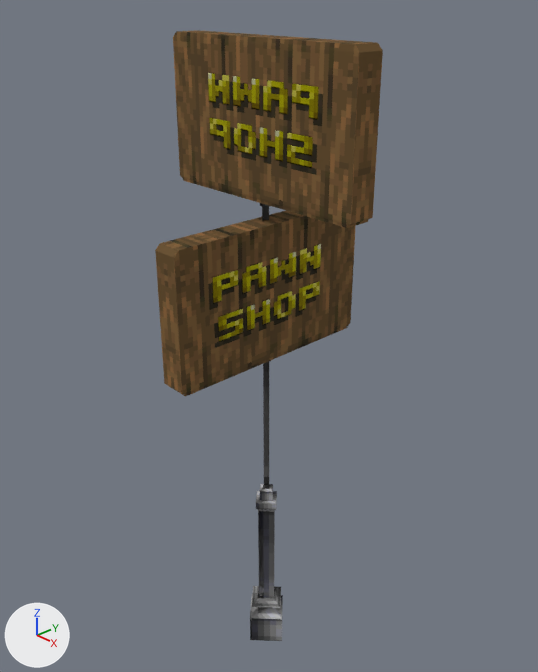
What one commit did to the Blender file texture/053/31-0.blend.
Camera for both pictures: a camera (50 mm lens) standing at (0.855, -0.876, 0.878) and looking at (-0.128, 0.036, 0.244). The axes (+X, +Y, +Z) are drawn at lower left. The lights are the same throughout.
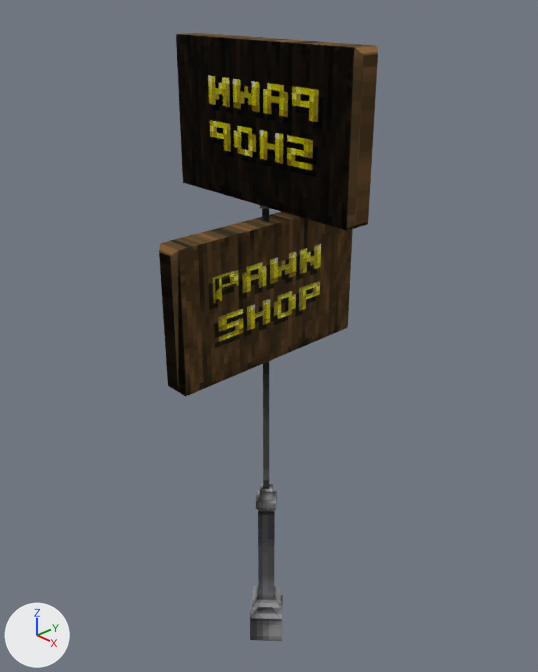
Boxes [x1, y1, x2, y2] around the edits, measured in the pictures (538 x 672 px):
'Cube.001', surface changed, reshaped, moved (brown to black): before [173, 30, 383, 228]; after [176, 33, 378, 231]
'Cube', surface changed, reshaped: before [155, 211, 356, 641]; after [159, 212, 353, 641]
part 1 of me_cube_001, built on: before [155, 31, 383, 395]; after [159, 34, 378, 395]
part 2 of me_cube_001, surface changed: [250, 205, 283, 641] in both

Patch to the scene script:
```diff
--- a/texture/053/31-0.blend.py
+++ b/texture/053/31-0.blend.py
@@ img_31_0_norm_png @@
+img_31_0_norm_png = load_image('31-0_norm.png', '31-0_norm.png', 102, 230, 'sRGB')
@@ mat_31_0 @@
 mat_31_0 = bpy.data.materials.new('31-0')
-# nodes: BsdfPrincipled, Bump, Displacement, Invert, OutputMaterial, TexImage x3
-# uses the picture img_31_0_height_png
+# nodes: BsdfPrincipled, Invert, OutputMaterial, TexImage x3
+# uses the picture img_31_0_norm_png
 # uses the picture img_31_0_png
@@ me_cube_001 @@
 # used by ob_cube; location = (-0.102, 0.004, 0.0)
-me_cube_001.from_pydata(...)  # 92 vertices, 90 faces; spans x -0.052..0.052, y -0.223..0.217, z -0.5..0.492
+me_cube_001.from_pydata(...)  # 96 vertices, 96 faces; spans x -0.052..0.052, y -0.223..0.217, z -0.5..0.492
+# me_cube_001 part 1
+# 3 faces are deleted
+# 4 vertices move from x 0.026, y -0.223..0.217, z 0.232..0.481 to x 0.016..0.019, y -0.223..0.217, z 0.232..0.481
+# 4 vertices are added at (0.026, -0.214, 0.232), (0.026, -0.213, 0.481), (0.026, 0.208, 0.481), (0.026, 0.209, 0.232)
+# 9 new faces join them
+# me_cube_001 part 2: 31 kept faces spanning x -0.052..0.052, y -0.052..0.052, z -0.5..0.222 get new texture (UV) coordinates
 me_cube_001.materials.append(mat_31_0)
@@ ob_cube_001 @@
 ob_cube_001 = bpy.data.objects.new('Cube.001', me_cube_001)
-ob_cube_001.location = (-0.102, 0.004, 0.308)
+ob_cube_001.location = (-0.102, 0.004, 0.304)
 ob_cube_001.rotation_euler = (0.0, 0.0, 1.571)  # degrees (0, 0, 90)
```
